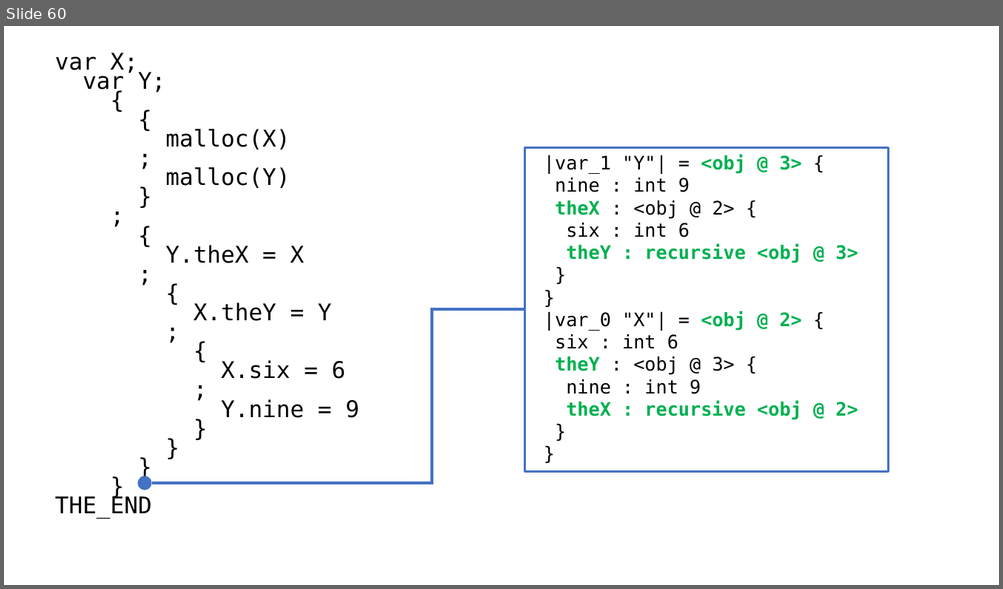
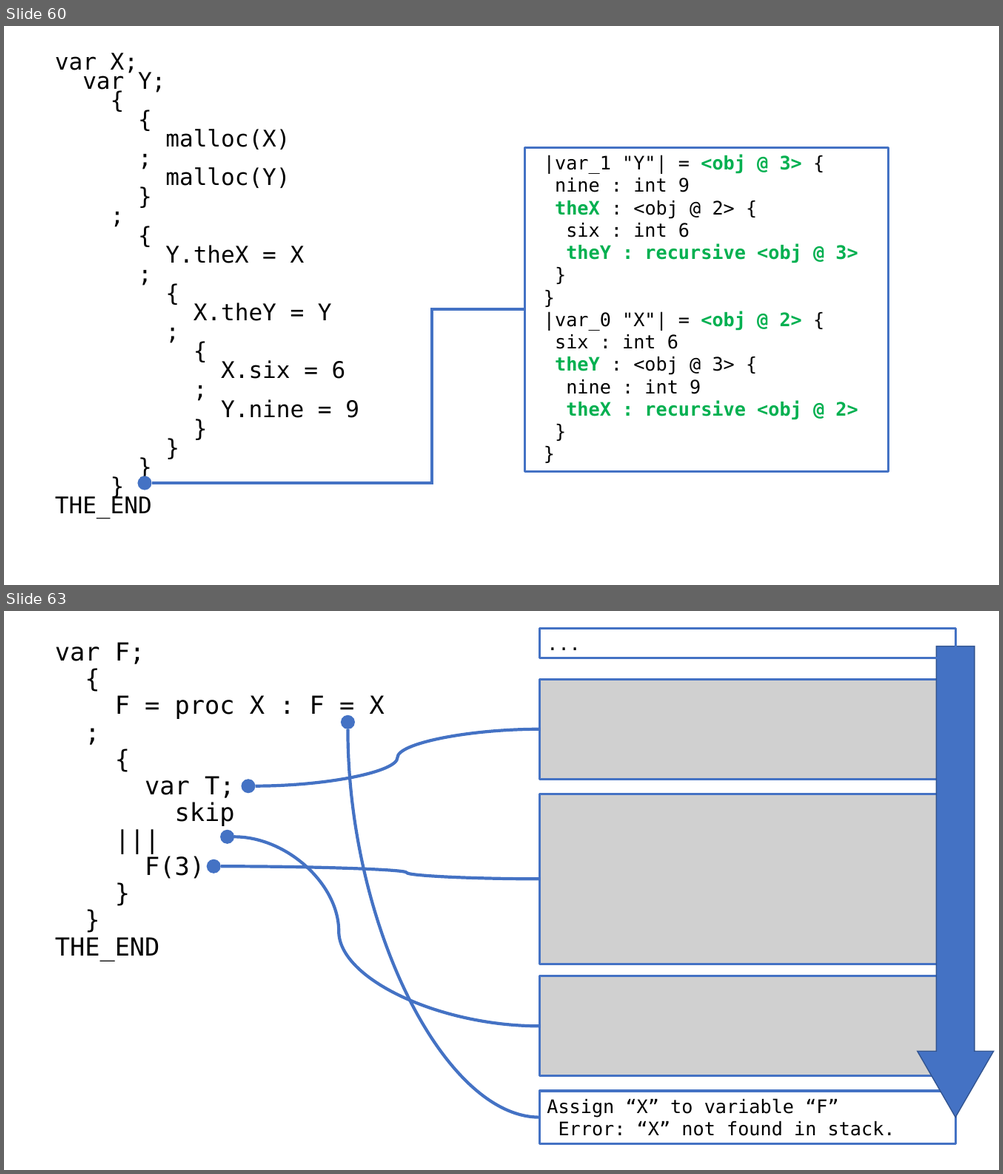
Before and after one commit to Daniel-Chin/HPL, a slide deck: miniOO/report.pptx. Shown one above the other, each under a label of ours: slide 60 before the commit, slides 60 and 63 after it; the slides between them are not shown. The pictures are 1003x589 and 1003x1174 pixels, drawn with LibreOffice and Linux fonts; fonts in the diff are those of the drawing; grey boxes stand for pictures. Boxes give left, top, right and bottom in pixels: in the first picture for what was removed or moved away, otherwise in the second. Text is boxed around its words. In the diff, an @@ line names an element or a change of style, - is before the commit and + after.

```diff
--- a/miniOO/report.pptx
+++ b/miniOO/report.pptx
@@ slide 63 added at bbox=[4, 611, 999, 1170], background #FFFFFF @@
@@ rectangle added at bbox=[540, 628, 956, 658], outline #4472C4 2.25 pt, 18 pt, text #000000 @@
+...
@@ text added at bbox=[55, 642, 384, 961], 24 pt, text #000000 @@
+var F;
+{
+F = proc X : F = X
+;
+{
+var T;
+skip
+|||
+F(3)
+}
+}
+THE_END
@@ down arrow added at bbox=[917, 646, 993, 1118], fill #4472C4, outline #325491 1 pt @@
@@ picture added at bbox=[540, 680, 956, 780] @@
@@ ellipse added at bbox=[341, 715, 355, 729], fill #4472C4 @@
@@ curved line added from (256, 786) to (540, 729), #4472C4 3 pt @@
@@ curved line added from (348, 729) to (540, 1118), #4472C4 3 pt @@
@@ ellipse added at bbox=[242, 779, 256, 793], fill #4472C4 @@
@@ picture added at bbox=[540, 795, 956, 965] @@
@@ ellipse added at bbox=[220, 829, 235, 844], fill #4472C4 @@
@@ curved line added from (235, 837) to (540, 1027), #4472C4 3 pt @@
@@ ellipse added at bbox=[207, 860, 221, 874], fill #4472C4 @@
@@ curved line added from (221, 867) to (540, 879), #4472C4 3 pt @@
@@ picture added at bbox=[540, 977, 956, 1076] @@
@@ rectangle added at bbox=[540, 1091, 956, 1145], outline #4472C4 2.25 pt, 18 pt, text #000000 @@
+Assign “X” to variable “F”
+Error: “X” not found in stack.
```
Also in this commit, not shown: 3 other slides added, 10 other files.
